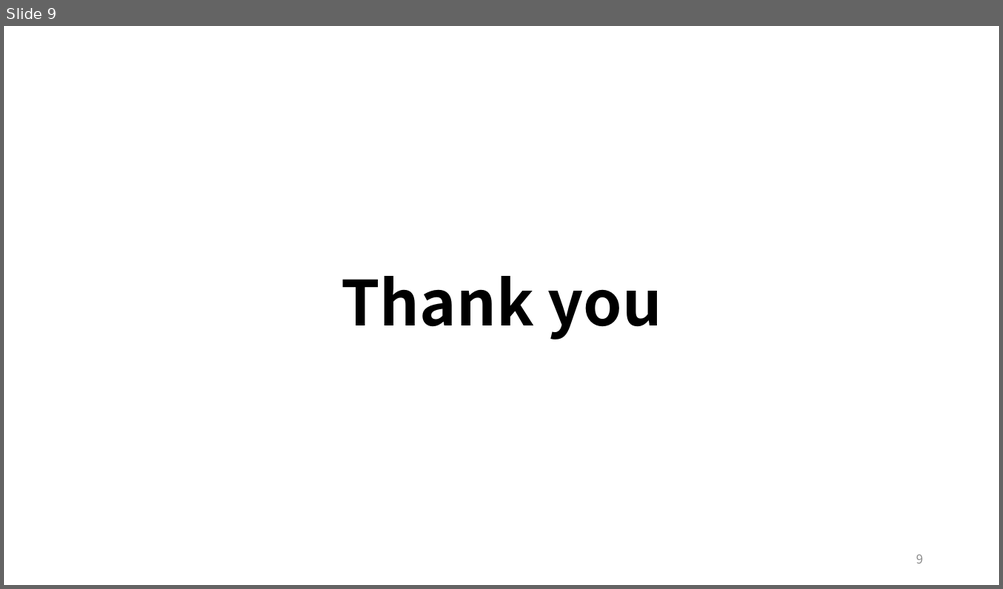
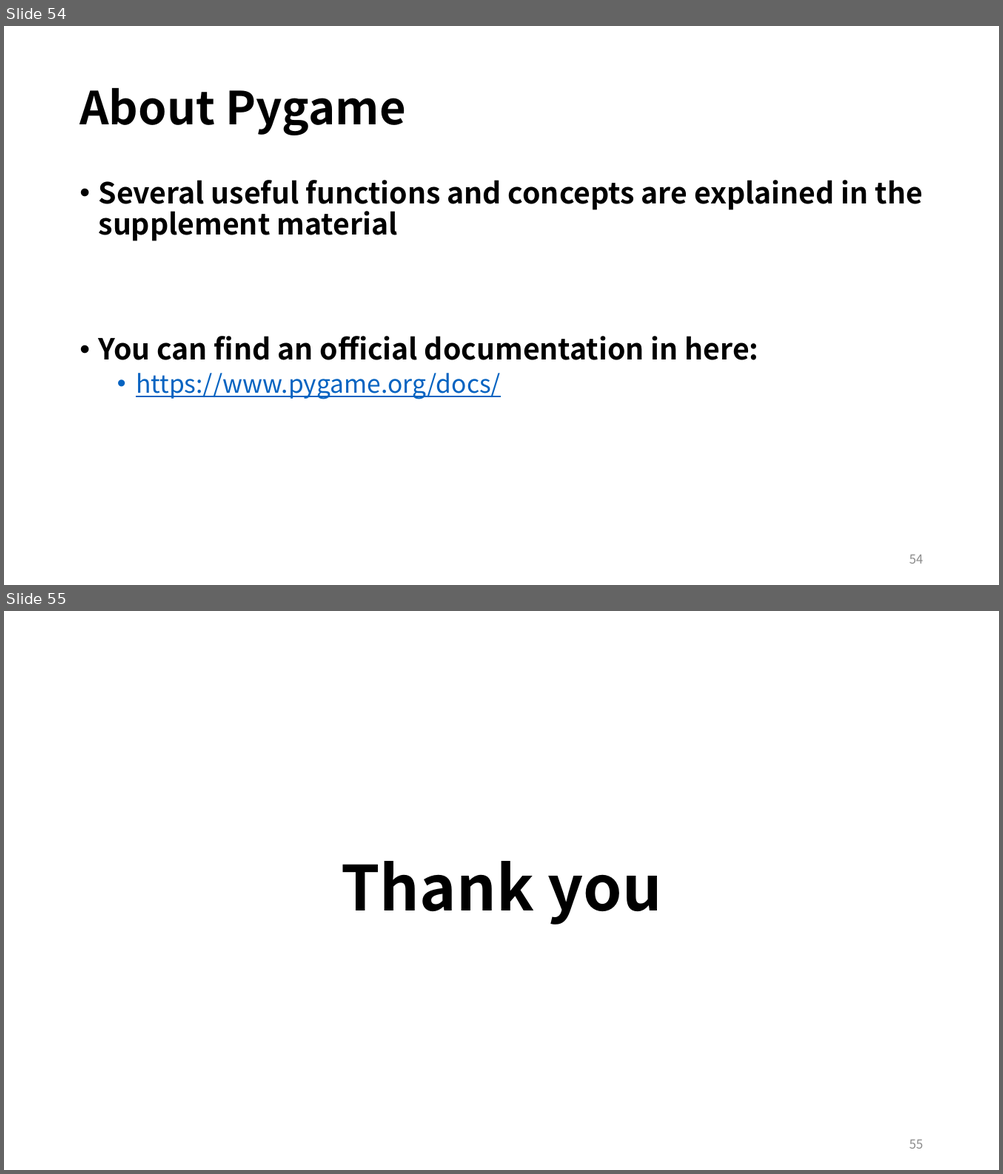
Before and after one commit to EunSeong-Park/EunSeong-Park.github.io, a slide deck: contents/2020_ITinerary/assets/session_4/preclass.pptx. Shown one above the other, each under a label of ours: slide 9 before the commit, slides 54 and 55 after it. The pictures are 1003x589 and 1003x1174 pixels, drawn with LibreOffice and Linux fonts; fonts in the diff are those of the drawing. Boxes give left, top, right and bottom in pixels: in the first picture for what was removed or moved away, otherwise in the second. Text is boxed around its words. In the diff, an @@ line names an element or a change of style, - is before the commit and + after.

```diff
--- a/contents/2020_ITinerary/assets/session_4/preclass.pptx
+++ b/contents/2020_ITinerary/assets/session_4/preclass.pptx
@@ slide 54 added at <box>4,26,999,585</box>, background #FFFFFF @@
@@ title added at <box>79,88,406,136</box>, 44 pt, text #000000, bold @@
+About Pygame
@@ text added at <box>99,180,922,400</box>, 28 pt, text #000000, bold @@
+• Several useful functions and concepts are explained in the supplement material
+• You can find an official documentation in here:
+  • https://www.pygame.org/docs/
@@ page number added at <box>909,555,923,564</box>, 12 pt, text #8C8C8C @@
+54
@@ what was slide 9 is now slide 55 @@
@@ page number at <box>909,1140,923,1149</box>: text changed @@
-9
+55
```
Also in this commit, not shown: 1 slide changed, 46 other slides added, 1 slide removed, 6 other files.
